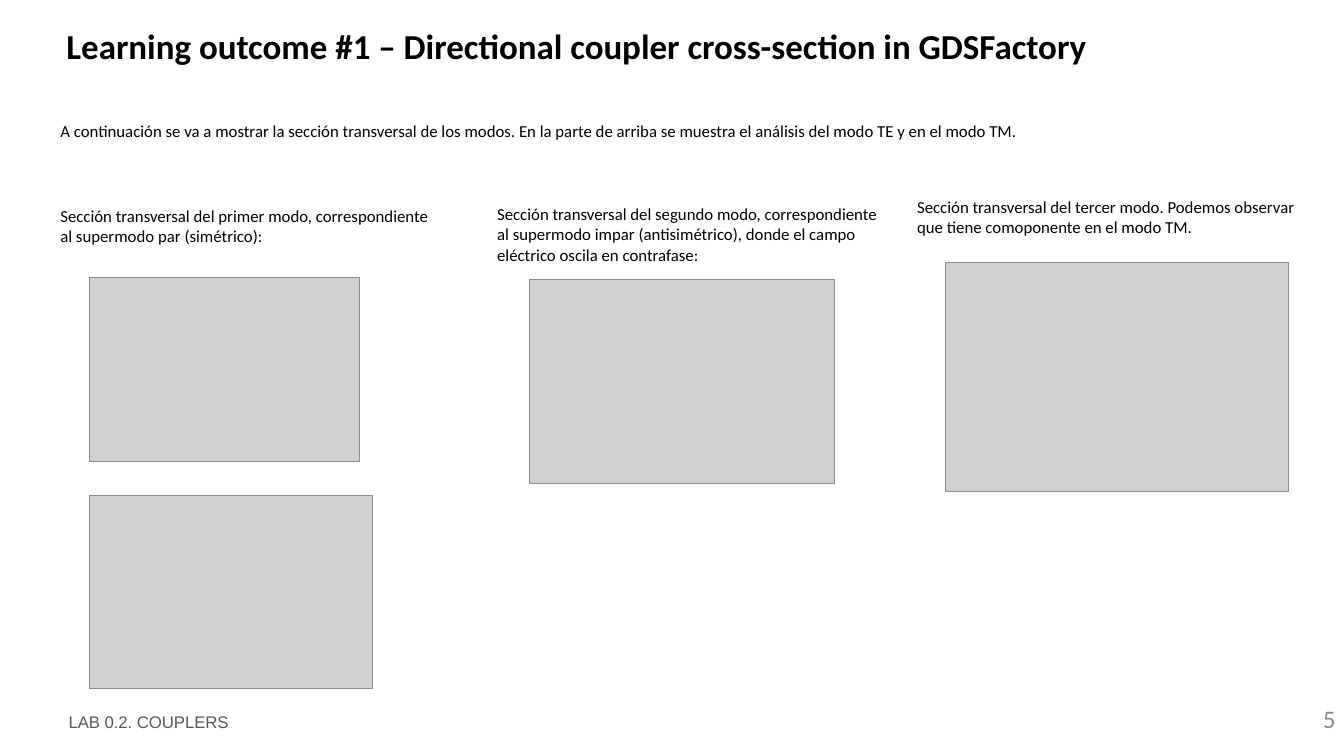
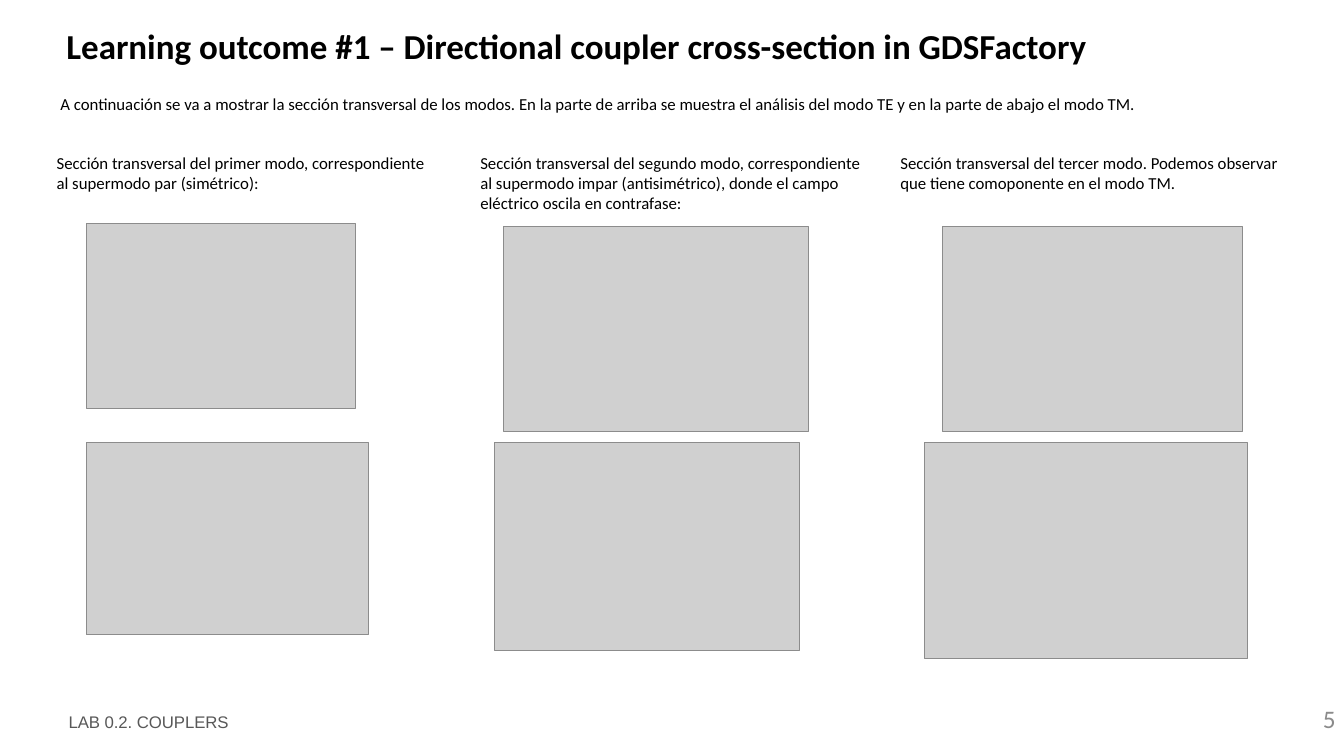
Before and after one commit to snacmuo/pic-upv-lab0, a slide deck: slide 5 of LabBook_020.pptx. Drawn at 1344x756 pixels with LibreOffice and Linux fonts; fonts in the diff are those of the drawing; grey boxes stand for pictures; background and template pictures are left out. Boxes give left, top, right and bottom in pixels: in the first picture for what was removed or moved away, otherwise in the second. Text is boxed around its words. In the diff, an @@ line names an element or a change of style, - is before the commit and + after.

```diff
--- a/LabBook_020.pptx
+++ b/LabBook_020.pptx
@@ text at box(60, 98, 1135, 113): text changed @@
-A continuación se va a mostrar la sección transversal de los modos. En la parte de arriba se muestra el análisis del modo TE y en el modo TM.
+A continuación se va a mostrar la sección transversal de los modos. En la parte de arriba se muestra el análisis del modo TE y en la parte de abajo el modo TM.
@@ 2 pictures, 1 text: place and size @@
-2 pictures, 1 text at box(60, 210, 428, 689)
+2 pictures, 1 text at box(57, 157, 424, 635)
@@ text "Sección transversal del segundo modo, ...": place and size @@
-text "Sección transversal del segundo modo, ..." at box(497, 208, 877, 261)
+text "Sección transversal del segundo modo, ..." at box(480, 157, 860, 209)
@@ text "Sección transversal del tercer modo. ...": place and size @@
-text "Sección transversal del tercer modo. ..." at box(917, 201, 1294, 236)
+text "Sección transversal del tercer modo. ..." at box(900, 157, 1278, 192)
@@ picture: place and size @@
-picture at box(529, 279, 835, 484)
+picture at box(504, 227, 810, 432)
@@ picture added at box(943, 227, 1243, 432) @@
@@ picture added at box(494, 443, 800, 650) @@
@@ picture: place and size @@
-picture at box(946, 263, 1289, 492)
+picture at box(925, 443, 1247, 658)
```
Also in this commit, not shown: 5 other slides changed, 2 slides added, 3 other files.
